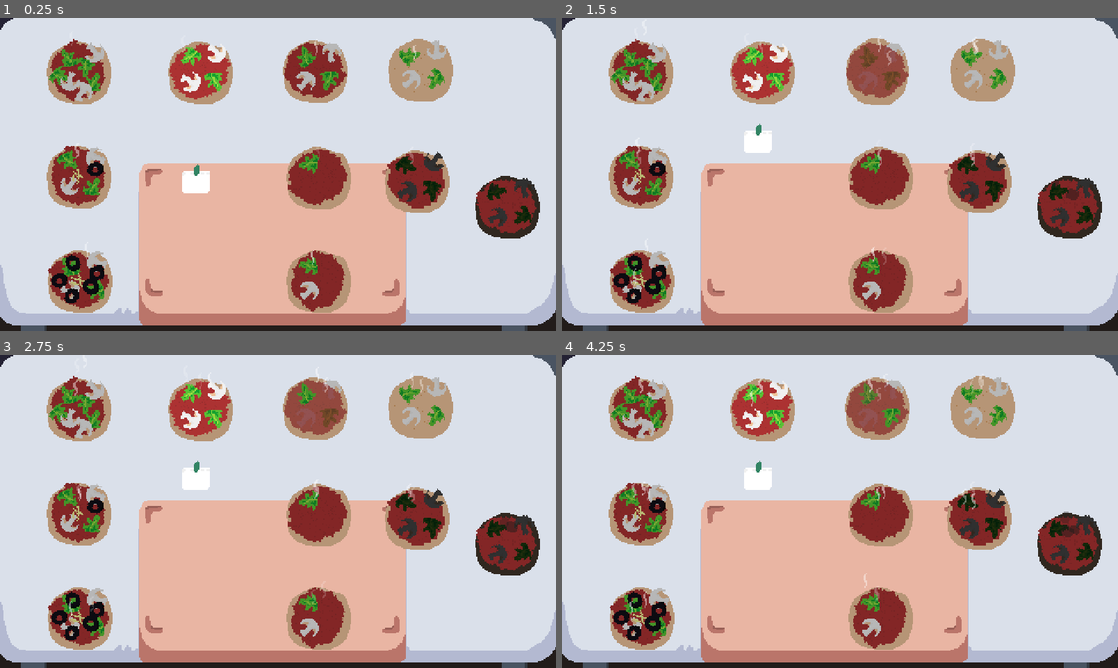
Above: before the commit, frames 1-4 (two rows, left to right).
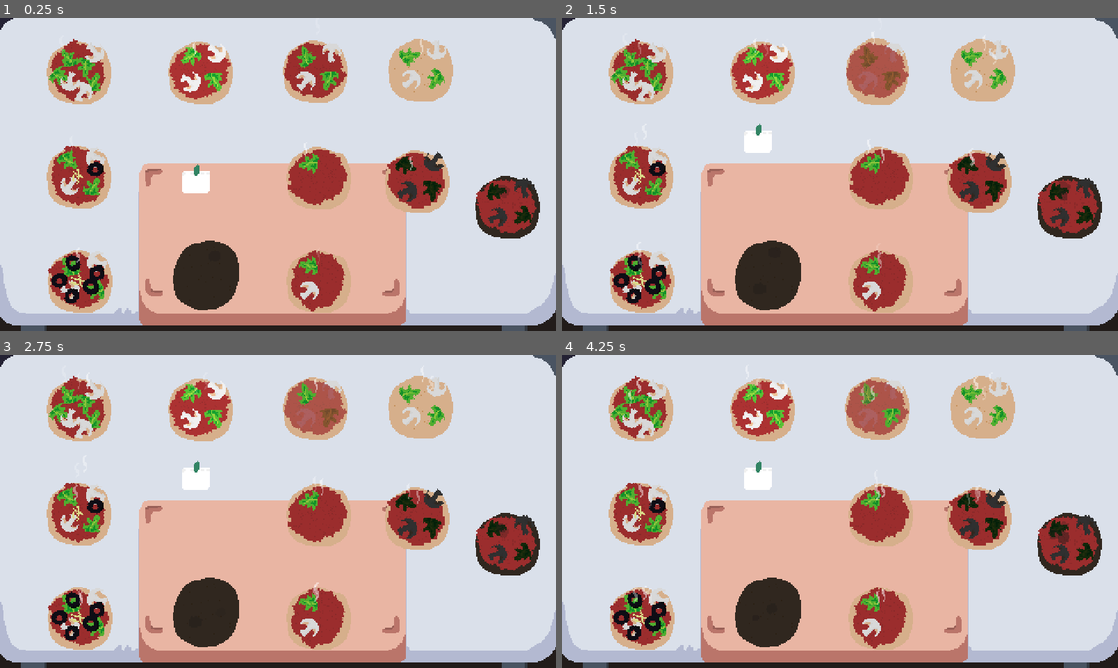
Above: after the commit, the same moments.

Repository: martindzejky/pizza-game
Game: Godot game, scene res://scenes/score-testing.tscn
The game is run twice, just before and just after one commit, with the same random seed, the same clock (stepped at 60 frames per second) and the same inputs. This scene is started directly instead of the project's main scene.
Inputs (mouse positions are in pixels of both pictures, inside the frame that each line leads up to):
- Up to frame 1 (0.25 s): no input
- Up to frame 2 (1.5 s): tap Enter at 0.5 s; move the mouse to (873, 71) at 0.52 s; click (873, 71) at 0.67 s; move the mouse to (878, 71) at 1.27 s; click (878, 71) at 1.42 s
- Up to frame 3 (2.75 s): move the mouse to (305, 392) at 2.02 s; click (305, 392) at 2.17 s
- Up to frame 4 (4.25 s): move the mouse to (867, 392) at 2.77 s; click (867, 392) at 2.92 s; move the mouse to (890, 417) at 3.52 s; click (890, 417) at 3.67 s

The runs differ from the first frame. In frame 1, 10% of the frame differs, in the area x 8-90%, y 6-95%; in frame 2, 11%; in frame 3, 11%; in frame 4, 11%, in the area x 8-94%, y 6-95%.

Commit message:
use the cooking easing to module colors of dough and ingredients

Diff:
--- a/objects/dough/dough.gd
+++ b/objects/dough/dough.gd
@@ -37,12 +37,14 @@
     $sprite.frame = progress
 
     # update saturation based on cook progress
-    var color = 1
+    var color = 1.0
 
     if cookProgress <= scoringData.requiredCookingTime:
-        color = lerp(1.0, 0.95, cookProgress / scoringData.requiredCookingTime)
+        color = lerp(1.0, 0.9, cookProgress / scoringData.requiredCookingTime)
     elif cookProgress <= scoringData.overcookedTime :
-        color = lerp(0.95, 0.3, (cookProgress - scoringData.requiredCookingTime) / (scoringData.overcookedTime  - scoringData.requiredCookingTime))
+        var value = (cookProgress - scoringData.requiredCookingTime) / (scoringData.overcookedTime - scoringData.requiredCookingTime)
+        var valueEased = 1-ease(1-value, scoringData.cookingEasing)
+        color = lerp(0.9, 0.3, valueEased)
     else:
         color = 0.2
 
--- a/objects/ingredients/mushroom.gd
+++ b/objects/ingredients/mushroom.gd
@@ -24,9 +24,11 @@
     var color = 1
 
     if cookProgress <= scoringData.requiredCookingTime:
-        color = lerp(1.0, 0.95, cookProgress / scoringData.requiredCookingTime)
-    elif cookProgress <= scoringData.overcookedTime:
-        color = lerp(0.95, 0.3, (cookProgress - scoringData.requiredCookingTime) / (scoringData.overcookedTime - scoringData.requiredCookingTime))
+        color = lerp(1.0, 0.9, cookProgress / scoringData.requiredCookingTime)
+    elif cookProgress <= scoringData.overcookedTime :
+        var value = (cookProgress - scoringData.requiredCookingTime) / (scoringData.overcookedTime - scoringData.requiredCookingTime)
+        var valueEased = 1-ease(1-value, scoringData.ingredientEasing)
+        color = lerp(0.9, 0.3, valueEased)
     else:
         color = 0.2
 
--- a/scenes/score-testing.tscn
+++ b/scenes/score-testing.tscn
@@ -27,16 +27,16 @@
 
 [node name="order" parent="." instance=ExtResource("6_kfjes")]
 position = Vector2(169, 163)
-recipe = ["mushroom", "rukola", "rukola"]
+recipe = ["mushroom", "rukola"]
 
 [node name="dough" parent="." instance=ExtResource("5_qyveq")]
 position = Vector2(271, 45)
 progress = 8
 cookProgress = 7.0
-score = 3.82178
+score = 4.97087
 
 [node name="sprite" parent="dough" index="0"]
-self_modulate = Color(0.764286, 0.764286, 0.764286, 1)
+self_modulate = Color(0.899951, 0.899951, 0.899951, 1)
 frame = 8
 
 [node name="tomato-base" parent="dough" instance=ExtResource("7_ykq64")]
@@ -62,10 +62,10 @@
 position = Vector2(362, 44)
 progress = 8
 cookProgress = 7.0
-score = 2.10198
+score = 2.73398
 
 [node name="sprite" parent="dough2" index="0"]
-self_modulate = Color(0.764286, 0.764286, 0.764286, 1)
+self_modulate = Color(0.899951, 0.899951, 0.899951, 1)
 frame = 8
 
 [node name="rukola" parent="dough2" instance=ExtResource("8_otcij")]
@@ -88,10 +88,10 @@
 position = Vector2(359, 140)
 progress = 8
 cookProgress = 7.0
-score = 1.75523
+score = 2.28297
 
 [node name="sprite" parent="dough3" index="0"]
-self_modulate = Color(0.764286, 0.764286, 0.764286, 1)
+self_modulate = Color(0.899951, 0.899951, 0.899951, 1)
 frame = 8
 
 [node name="tomato-base" parent="dough3" instance=ExtResource("7_ykq64")]
@@ -145,10 +145,10 @@
 position = Vector2(274, 137)
 progress = 8
 cookProgress = 7.0
-score = 1.03451
+score = 2.32709
 
 [node name="sprite" parent="dough5" index="0"]
-self_modulate = Color(0.764286, 0.764286, 0.764286, 1)
+self_modulate = Color(0.899951, 0.899951, 0.899951, 1)
 frame = 8
 
 [node name="tomato-base" parent="dough5" instance=ExtResource("7_ykq64")]
@@ -162,10 +162,10 @@
 position = Vector2(274, 226)
 progress = 8
 cookProgress = 7.0
-score = 1.90295
+score = 4.33822
 
 [node name="sprite" parent="dough6" index="0"]
-self_modulate = Color(0.764286, 0.764286, 0.764286, 1)
+self_modulate = Color(0.899951, 0.899951, 0.899951, 1)
 frame = 8
 
 [node name="tomato-base" parent="dough6" instance=ExtResource("7_ykq64")]
@@ -183,10 +183,10 @@
 position = Vector2(172, 46)
 progress = 8
 cookProgress = 7.0
-score = 2.67525
+score = 3.47961
 
 [node name="sprite" parent="dough7" index="0"]
-self_modulate = Color(0.764286, 0.764286, 0.764286, 1)
+self_modulate = Color(0.899951, 0.899951, 0.899951, 1)
 frame = 8
 
 [node name="tomato-base" parent="dough7" instance=ExtResource("7_ykq64")]
@@ -207,10 +207,10 @@
 position = Vector2(67, 46)
 progress = 8
 cookProgress = 7.0
-score = 4.99355
+score = 4.99316
 
 [node name="sprite" parent="dough8" index="0"]
-self_modulate = Color(0.764286, 0.764286, 0.764286, 1)
+self_modulate = Color(0.899951, 0.899951, 0.899951, 1)
 frame = 8
 
 [node name="tomato-base" parent="dough8" instance=ExtResource("7_ykq64")]
@@ -252,10 +252,10 @@
 position = Vector2(67, 136)
 progress = 8
 cookProgress = 7.0
-score = 2.82659
+score = 3.50744
 
 [node name="sprite" parent="dough9" index="0"]
-self_modulate = Color(0.764286, 0.764286, 0.764286, 1)
+self_modulate = Color(0.899951, 0.899951, 0.899951, 1)
 frame = 8
 
 [node name="tomato-base" parent="dough9" instance=ExtResource("7_ykq64")]
@@ -288,10 +288,10 @@
 position = Vector2(68, 226)
 progress = 8
 cookProgress = 7.0
-score = 1.54617
+score = 1.74626
 
 [node name="sprite" parent="dough10" index="0"]
-self_modulate = Color(0.764286, 0.764286, 0.764286, 1)
+self_modulate = Color(0.899951, 0.899951, 0.899951, 1)
 frame = 8
 
 [node name="tomato-base" parent="dough10" instance=ExtResource("7_ykq64")]
@@ -335,6 +335,15 @@
 [node name="olive5" parent="dough10" instance=ExtResource("11_cdqk7")]
 position = Vector2(-5, -15)
 cookProgress = 7.0
+
+[node name="dough11" parent="." instance=ExtResource("5_qyveq")]
+position = Vector2(176, 223)
+progress = 11
+cookProgress = 12.862
+
+[node name="sprite" parent="dough11" index="0"]
+self_modulate = Color(0.2, 0.2, 0.2, 1)
+frame = 11
 
 [editable path="dough"]
 [editable path="dough2"]
@@ -346,3 +355,4 @@
 [editable path="dough8"]
 [editable path="dough9"]
 [editable path="dough10"]
+[editable path="dough11"]
